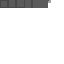
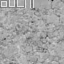
Before/after of a 64 x 64 layered artwork. What changed in the layer stack:
added layer "rock_stones_0108_01_s.jpg" (soft light) above "inline" over left=0, top=0, right=64, bottom=64
added layer "highlight" (61%) above "outline" over left=1, top=0, right=34, bottom=8
painted on "outline" over left=0, top=0, right=49, bottom=8
painted on "fill" over left=0, top=0, right=51, bottom=8
